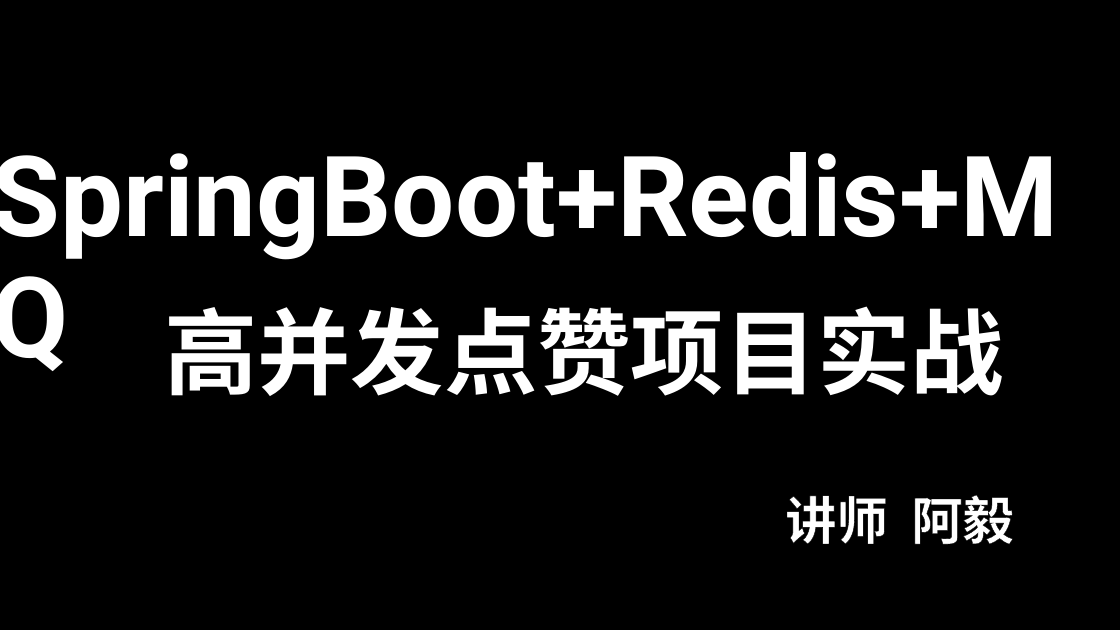
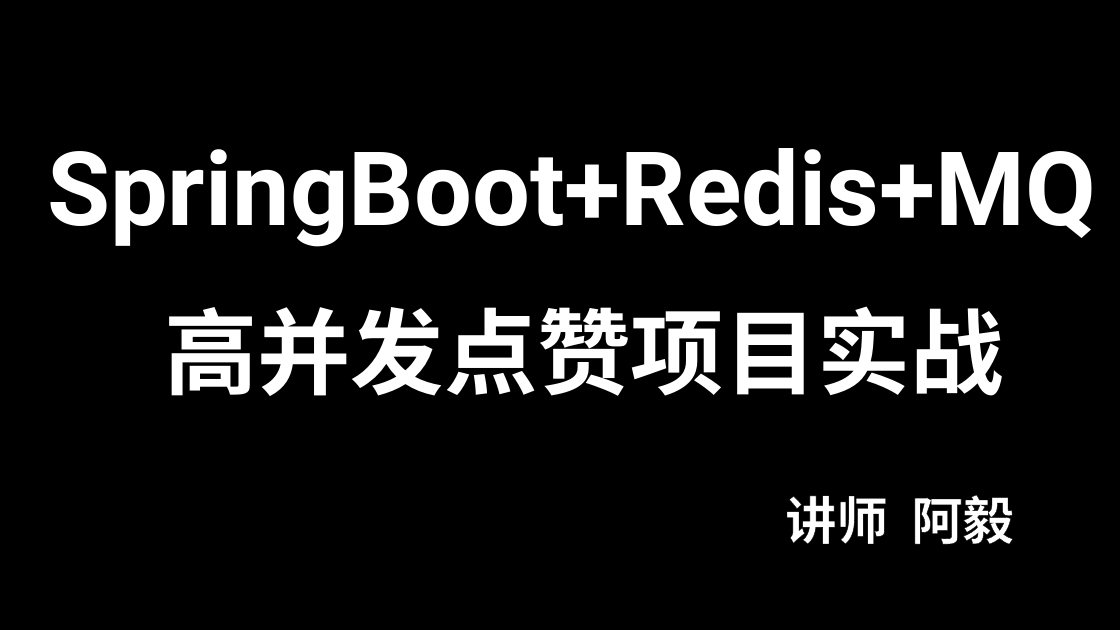
Before and after one commit to huangwenyi10/high-concurrency-praise, a slide deck: slide 1 of doc/课程封面.pptx. Drawn at 1120x630 pixels with LibreOffice and Linux fonts; fonts in the diff are those of the drawing; background and template pictures are left out. Boxes give left, top, right and bottom in pixels: in the first picture for what was removed or moved away, otherwise in the second. Text is boxed around its words. In the diff, an @@ line names an element or a change of style, - is before the commit and + after.

```diff
--- a/doc/课程封面.pptx
+++ b/doc/课程封面.pptx
@@ text "SpringBoot+Redis+MQ": place and size @@
-text "SpringBoot+Redis+MQ" at bbox=[0, 152, 1058, 260]
+text "SpringBoot+Redis+MQ" at bbox=[47, 148, 1096, 247]
@@ text "SpringBoot+Redis+MQ" at bbox=[47, 148, 1096, 247]: size 96 to 88 pt @@
```
Also in this commit, not shown: 2 other files.
